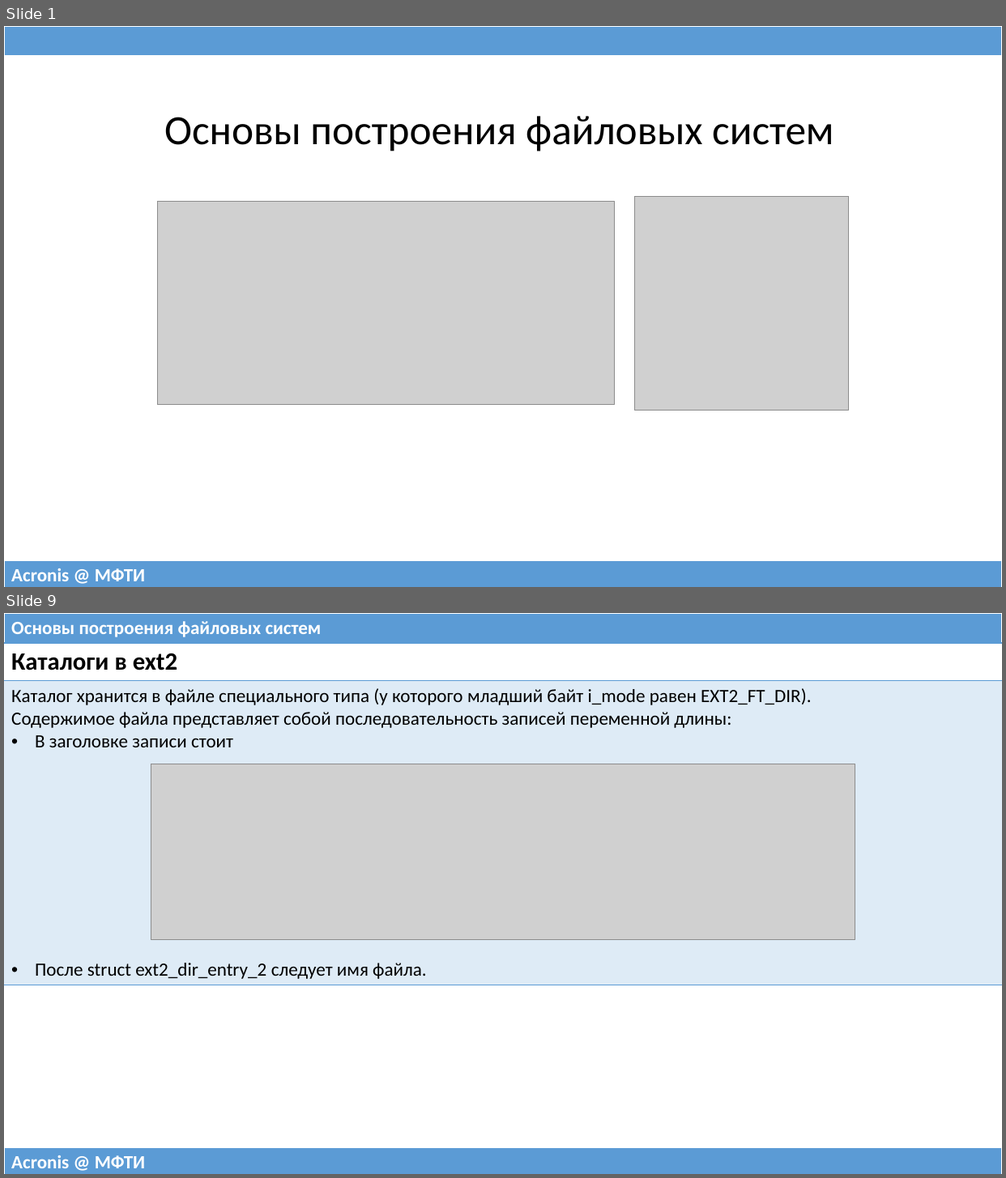
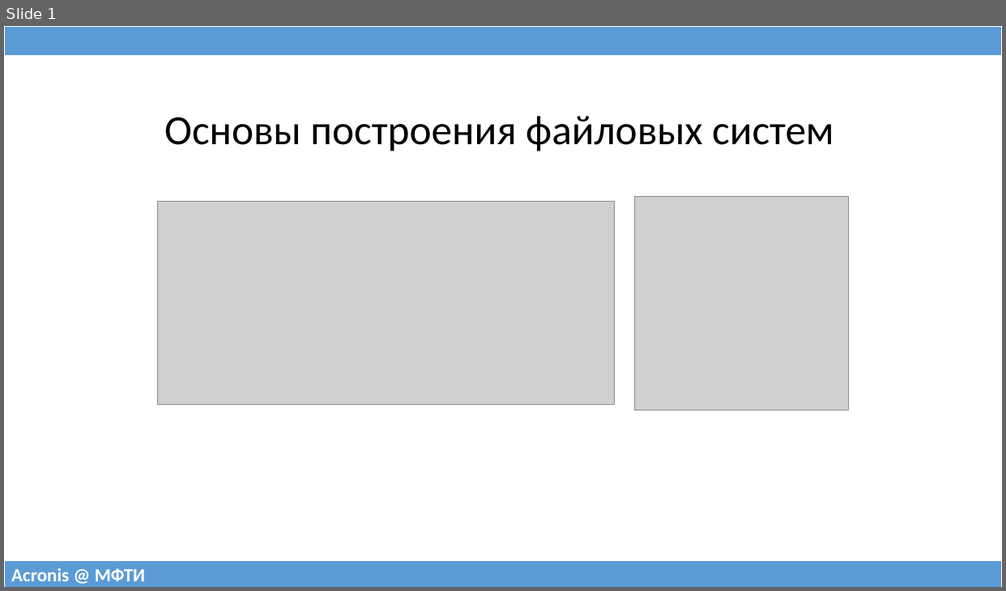
Before and after one commit to 75cc8545e7b021ed280ed0ef99fc7fc4/filesystems-101, a slide deck: talks/src/class04.pptx. Shown one above the other, each under a label of ours: slides 1 and 9 before the commit, slide 1 after it; the slides between them are not shown. The pictures are 1006x1178 and 1006x591 pixels, drawn with LibreOffice and Linux fonts; fonts in the diff are those of the drawing; grey boxes stand for pictures. Boxes give left, top, right and bottom in pixels: in the first picture for what was removed or moved away, otherwise in the second. Text is boxed around its words. In the diff, an @@ line names an element or a change of style, - is before the commit and + after.

```diff
--- a/talks/src/class04.pptx
+++ b/talks/src/class04.pptx
@@ slide 9 removed at (4, 613, 1002, 1174), background #FFFFFF @@
@@ table removed at (4, 613, 1002, 643), 1 rows, 1 columns @@
-Основы построения файловых систем
@@ table removed at (4, 643, 1002, 982), 2 rows, 1 columns @@
-Каталоги в ext2
-Каталог хранится в файле специального типа (у которого младший байт i_mode равен EXT2_FT_DIR). / Содержимое файла представляет собой последовательность записей переменной длины: / В заголовке записи стоит / После struct ext2_dir_entry_2 следует имя файла.
@@ picture removed at (151, 764, 856, 939) @@
@@ table removed at (4, 1148, 1002, 1174), 1 rows, 1 columns @@
-Acronis @ МФТИ
```
Also in this commit, not shown: 2 slides changed, 33 slides added, 26 other slides removed, 2 other files.
